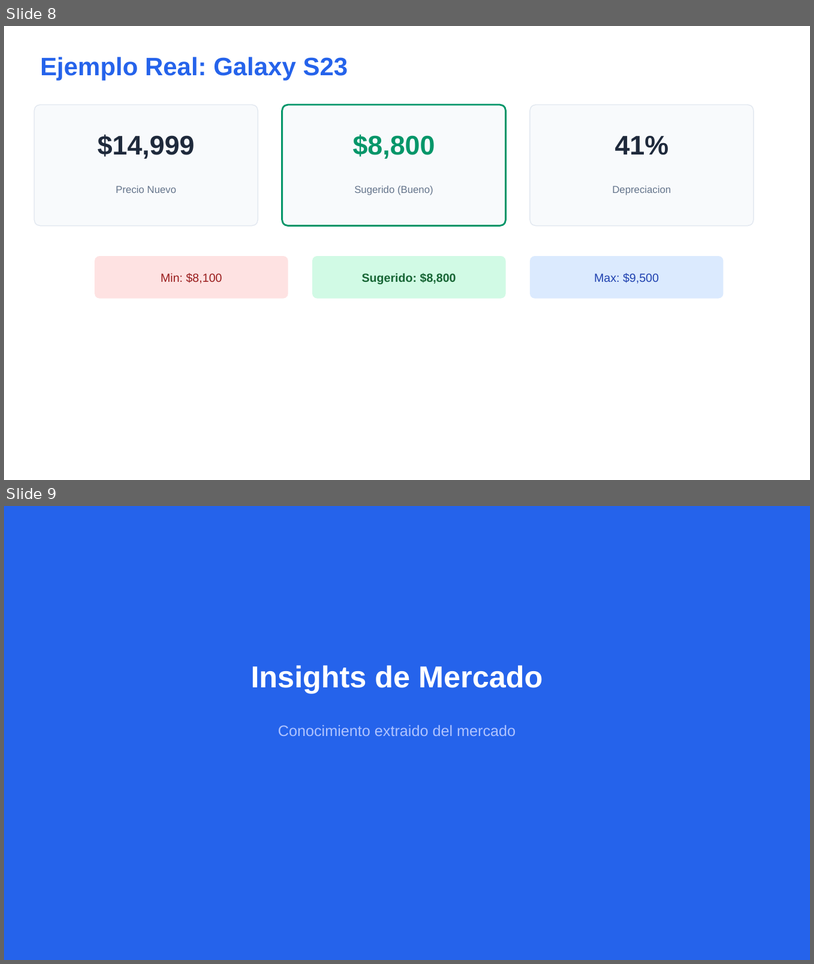
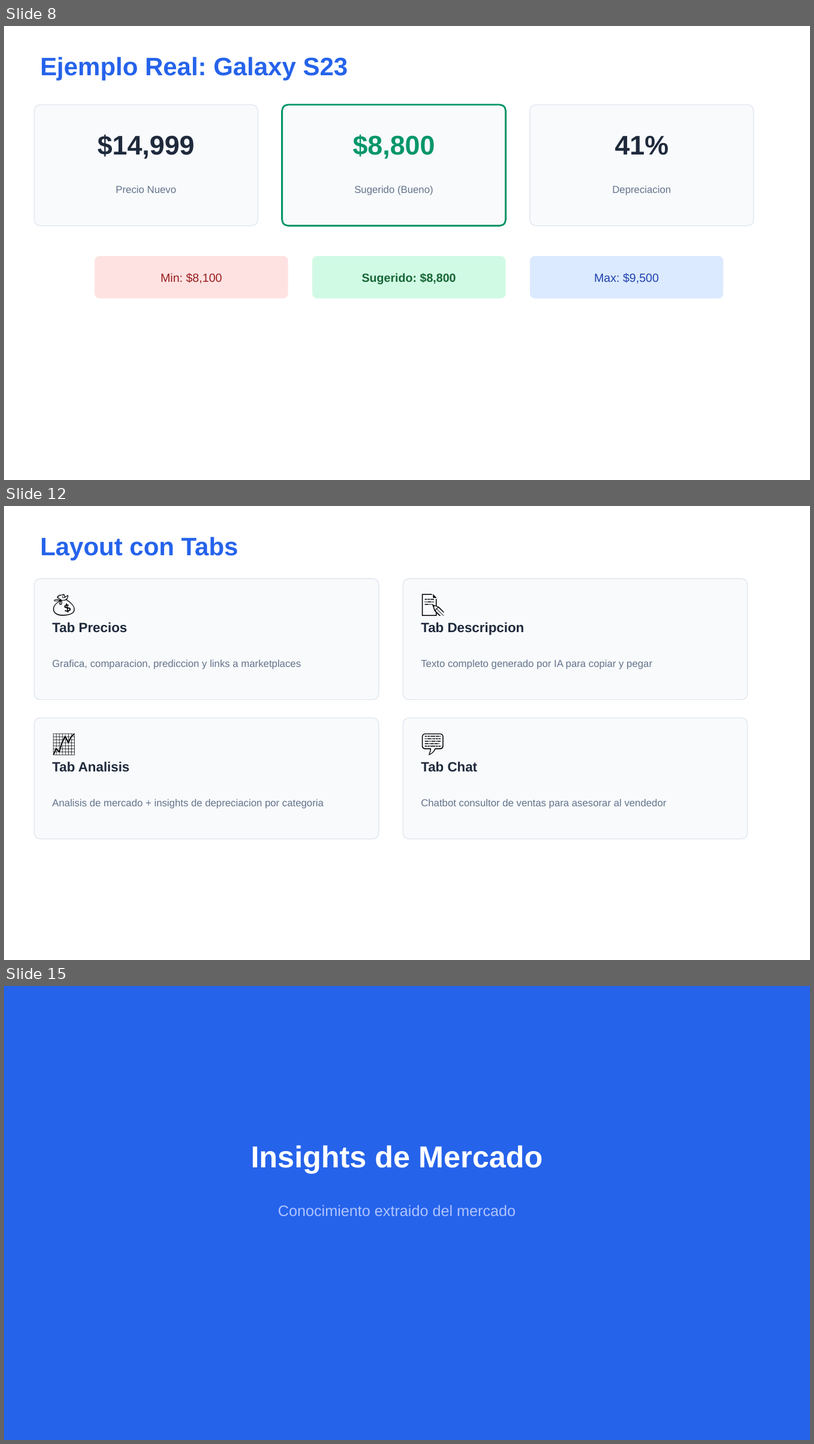
Before and after one commit to OscarEL1/smartvaluation, a slide deck: presentacion/SmartValuation_Presentacion.pptx. Shown one above the other, each under a label of ours: slides 8 and 9 before the commit, slides 8, 12 and 15 after it; the slides between them are not shown. The pictures are 814x964 and 814x1444 pixels, drawn with LibreOffice and Linux fonts; fonts in the diff are those of the drawing. Boxes give left, top, right and bottom in pixels: in the first picture for what was removed or moved away, otherwise in the second. Text is boxed around its words. In the diff, an @@ line names an element or a change of style, - is before the commit and + after.

```diff
--- a/presentacion/SmartValuation_Presentacion.pptx
+++ b/presentacion/SmartValuation_Presentacion.pptx
@@ slide 12 added at (4, 506, 810, 960), background #FFFFFF @@
@@ text added at (40, 537, 239, 560), 30 pt, text #2563EB, bold @@
+Layout con Tabs
@@ rounded rectangle added at (34, 579, 379, 700), fill #F8FAFC, outline #E2E8F0 1 pt @@
@@ text added at (47, 588, 107, 618), 28 pt, text #000000 @@
+💰
@@ rounded rectangle added at (403, 579, 748, 700), fill #F8FAFC, outline #E2E8F0 1 pt @@
@@ text added at (416, 588, 476, 618), 28 pt, text #000000 @@
+📝
@@ text added at (52, 622, 128, 633), 16 pt, text #1E293B, bold @@
+Tab Precios
@@ text added at (421, 622, 525, 635), 16 pt, text #1E293B, bold @@
+Tab Descripcion
@@ text added at (52, 660, 301, 669), 12 pt, text #64748B @@
+Grafica, comparacion, prediccion y links a marketplaces
@@ text added at (421, 660, 653, 669), 12 pt, text #64748B @@
+Texto completo generado por IA para copiar y pegar
@@ rounded rectangle added at (34, 718, 379, 839), fill #F8FAFC, outline #E2E8F0 1 pt @@
@@ rounded rectangle added at (403, 718, 748, 839), fill #F8FAFC, outline #E2E8F0 1 pt @@
@@ text added at (47, 727, 107, 757), 28 pt, text #000000 @@
+📈
@@ text added at (416, 727, 476, 757), 28 pt, text #000000 @@
+💬
@@ text added at (52, 761, 130, 772), 16 pt, text #1E293B, bold @@
+Tab Analisis
@@ text added at (421, 761, 478, 772), 16 pt, text #1E293B, bold @@
+Tab Chat
@@ text added at (52, 799, 324, 808), 12 pt, text #64748B @@
+Analisis de mercado + insights de depreciacion por categoria
@@ text added at (421, 799, 667, 808), 12 pt, text #64748B @@
+Chatbot consultor de ventas para asesorar al vendedor
@@ what was slide 9 is now slide 15 @@
```
Also in this commit, not shown: 6 slides changed, 7 other slides added, 2 slides removed, 5 other files.
